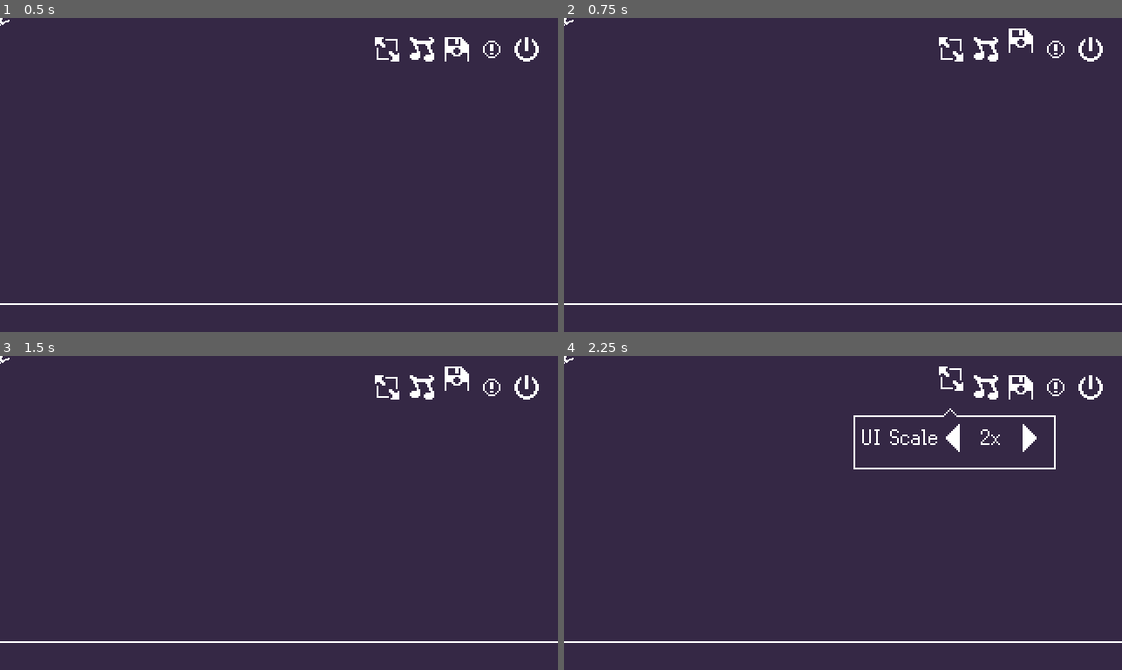
Above: before the commit, frames 1-4 (two rows, left to right).
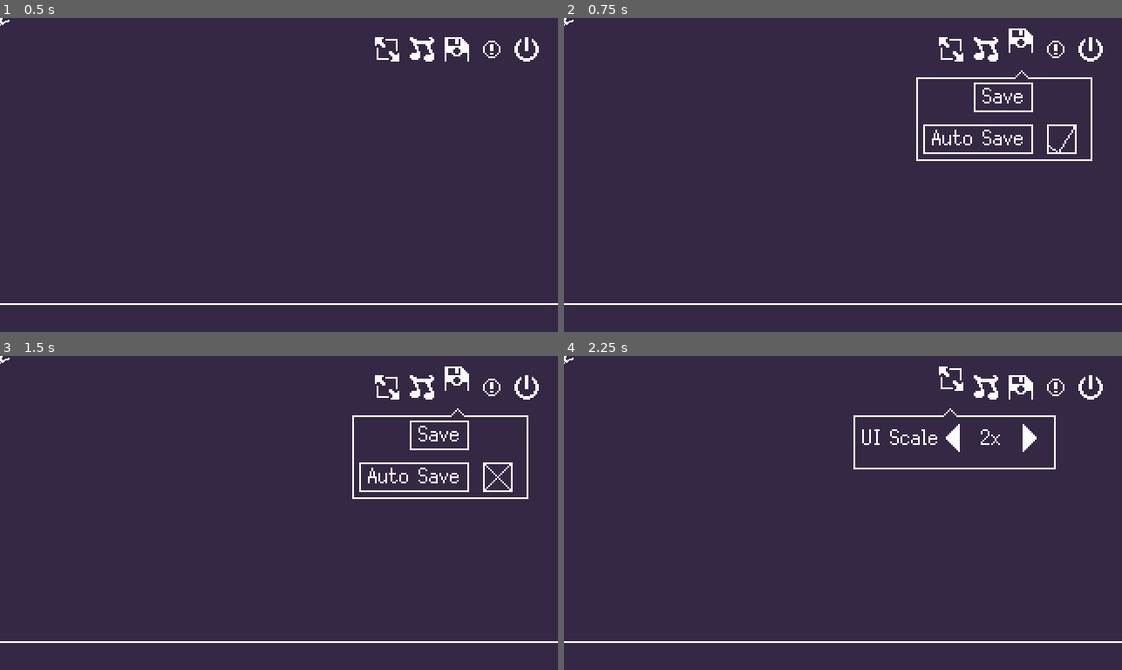
Above: after the commit, the same moments.

Repository: nicokumike/MajoKara
Game: Godot game, scene res://main.tscn
Same seed, same stepped clock (60 frames per second), same inputs: the game is played once before the commit and once after it.
Inputs (mouse positions are in pixels of both pictures, inside the frame that each line leads up to):
- Up to frame 1 (0.5 s): no input
- Up to frame 2 (0.75 s): click (1021, 49) at 0.5 s
- Up to frame 3 (1.5 s): click (496, 478) at 1.27 s
- Up to frame 4 (2.25 s): click (949, 387) at 2 s

Frame 1 is identical in both runs. In frame 2, 1.4% of the frame differs, in the area x 63-95%, y 16-46%; in frame 3, 1.4%; in frame 4, nothing differs.

Commit message:
save settings

Diff:
--- a/UI/settings.gd
+++ b/UI/settings.gd
@@ -2,10 +2,17 @@
 
 var ui_scale = 2
 var ui_scale_factor = 2
-
+var Stime = 0
 @onready var scale_label = $UiScale/HBoxContainer/VBoxContainer3/ScaleLabel
 @onready var ui_scale_panel = $UiScale
 @onready var sound_settings_panel = $SoundSettings
+@onready var save_button_label = $SaveSettings/MarginContainer/MarginContainer/VBoxContainer/HBoxContainer/VBoxContainer2/SaveButtonLabel
+@onready var save_timer = $SaveSettings/MarginContainer/MarginContainer/VBoxContainer/HBoxContainer/VBoxContainer2/SaveButtonLabel/SaveTimer
+@onready var return_timer = $SaveSettings/MarginContainer/MarginContainer/VBoxContainer/HBoxContainer/VBoxContainer2/SaveButtonLabel/ReturnTimer
+@onready var auto_save_x = $SaveSettings/MarginContainer/MarginContainer/VBoxContainer/MarginContainer2/HBoxContainer2/MarginContainer2/NinePatchRect/AutoSaveButton/AutoSaveX
+@onready var auto_save_check = $SaveSettings/MarginContainer/MarginContainer/VBoxContainer/MarginContainer2/HBoxContainer2/MarginContainer2/NinePatchRect/AutoSaveButton/AutoSaveCheck
+@onready var save_settings_panel = $SaveSettings
+
 
 
 
@@ -56,3 +63,39 @@
 		sound_settings_panel.visible = true
 	else:
 		sound_settings_panel.visible = false
+
+
+func _on_save_button_pressed():
+	Stime = 0
+	save_button_label.text = str(" Saving ")
+	save_timer.start()
+
+func _on_save_timer_timeout():
+	print("dot")
+	if Stime < 3:
+		Stime += 1
+		save_button_label.text += str(". ")
+	else:
+		Stime = 0
+		save_timer.stop()
+		save_button_label.text = str(" Saved! ")
+		return_timer.start()
+
+func _on_return_timer_timeout():
+	save_button_label.text = str(" Save ")
+
+
+func _on_auto_save_button_toggled(toggled_on):
+	if toggled_on == true:
+		auto_save_check.visible = true
+		auto_save_x.visible = false
+	else:
+		auto_save_check.visible = false
+		auto_save_x.visible = true
+
+
+func _on_save_button_toggled(toggled_on):
+	if toggled_on == true:
+		save_settings_panel.visible = true
+	else:
+		save_settings_panel.visible = false
--- a/UI/settings.tscn
+++ b/UI/settings.tscn
@@ -15,6 +15,8 @@
 [ext_resource type="Texture2D" uid="uid://drjg73yts6a7u" path="res://Assets/UI/sliderbodyunfilled.png" id="10_sxqi7"]
 [ext_resource type="Texture2D" uid="uid://5r5q3ybsp4o8" path="res://Assets/UI/arrow.png" id="11_meugl"]
 [ext_resource type="Texture2D" uid="uid://wnxh2tb7nmyg" path="res://Assets/UI/sliderbodyfilled.png" id="11_vh4ik"]
+[ext_resource type="Texture2D" uid="uid://dao16alc3o2pa" path="res://Assets/UI/autosave1.png" id="16_5scca"]
+[ext_resource type="Texture2D" uid="uid://by8tqa0nkbfk6" path="res://Assets/UI/autosave2.png" id="17_ridfr"]
 
 [sub_resource type="ButtonGroup" id="ButtonGroup_qrduu"]
 allow_unpress = true
@@ -149,7 +151,7 @@
 theme = ExtResource("6_q4n24")
 vertical_alignment = 1
 visible_characters = 0
-visible_ratio = -0.0175439
+visible_ratio = 0.0
 
 [node name="MarginContainer" type="MarginContainer" parent="UiScale"]
 layout_mode = 1
@@ -345,10 +347,234 @@
 layout_mode = 2
 text = "0"
 
+[node name="SaveSettings" type="Label" parent="."]
+visible = false
+layout_mode = 1
+anchors_preset = -1
+anchor_left = 1.0
+anchor_right = 1.0
+offset_left = -128.0
+offset_top = 39.0
+offset_right = -22.0
+offset_bottom = 82.0
+grow_horizontal = 2
+grow_vertical = 2
+size_flags_horizontal = 3
+size_flags_vertical = 1
+theme = ExtResource("6_q4n24")
+vertical_alignment = 1
+visible_characters = 0
+visible_ratio = 0.0
+
+[node name="MarginContainer" type="MarginContainer" parent="SaveSettings"]
+layout_mode = 1
+anchors_preset = -1
+anchor_left = 0.33
+anchor_right = 1.0
+anchor_bottom = 1.0
+offset_left = -19.98
+grow_horizontal = 2
+grow_vertical = 2
+theme_override_constants/margin_left = -5
+theme_override_constants/margin_top = -5
+theme_override_constants/margin_right = -5
+
+[node name="NinePatchRect" type="NinePatchRect" parent="SaveSettings/MarginContainer"]
+layout_mode = 2
+texture = ExtResource("7_ba51m")
+patch_margin_left = 1
+patch_margin_top = 1
+patch_margin_right = 1
+patch_margin_bottom = 1
+
+[node name="PanelContainer" type="PanelContainer" parent="SaveSettings/MarginContainer/NinePatchRect"]
+visible = false
+z_index = -1
+layout_mode = 1
+anchors_preset = 15
+anchor_right = 1.0
+anchor_bottom = 1.0
+grow_horizontal = 2
+grow_vertical = 2
+theme_override_styles/panel = SubResource("StyleBoxFlat_opicb")
+
+[node name="MarginContainer" type="MarginContainer" parent="SaveSettings/MarginContainer"]
+layout_mode = 2
+theme_override_constants/margin_top = 3
+
+[node name="VBoxContainer" type="VBoxContainer" parent="SaveSettings/MarginContainer/MarginContainer"]
+layout_mode = 2
+
+[node name="HBoxContainer" type="HBoxContainer" parent="SaveSettings/MarginContainer/MarginContainer/VBoxContainer"]
+layout_mode = 2
+size_flags_horizontal = 4
+size_flags_vertical = 2
+
+[node name="VBoxContainer2" type="VBoxContainer" parent="SaveSettings/MarginContainer/MarginContainer/VBoxContainer/HBoxContainer"]
+layout_mode = 2
+
+[node name="SaveButtonLabel" type="Label" parent="SaveSettings/MarginContainer/MarginContainer/VBoxContainer/HBoxContainer/VBoxContainer2"]
+layout_mode = 2
+size_flags_horizontal = 0
+size_flags_vertical = 0
+text = " Save "
+horizontal_alignment = 1
+vertical_alignment = 1
+
+[node name="NinePatchRect" type="NinePatchRect" parent="SaveSettings/MarginContainer/MarginContainer/VBoxContainer/HBoxContainer/VBoxContainer2/SaveButtonLabel"]
+layout_mode = 1
+anchors_preset = -1
+anchor_right = 1.0
+anchor_bottom = 0.81
+offset_bottom = -0.0100021
+grow_horizontal = 2
+grow_vertical = 2
+texture = ExtResource("7_ba51m")
+patch_margin_left = 1
+patch_margin_top = 1
+patch_margin_right = 1
+patch_margin_bottom = 1
+
+[node name="PanelContainer" type="PanelContainer" parent="SaveSettings/MarginContainer/MarginContainer/VBoxContainer/HBoxContainer/VBoxContainer2/SaveButtonLabel/NinePatchRect"]
+visible = false
+z_index = -1
+layout_mode = 1
+anchors_preset = 15
+anchor_right = 1.0
+anchor_bottom = 1.0
+grow_horizontal = 2
+grow_vertical = 2
+theme_override_styles/panel = SubResource("StyleBoxFlat_opicb")
+
+[node name="SaveButton" type="Button" parent="SaveSettings/MarginContainer/MarginContainer/VBoxContainer/HBoxContainer/VBoxContainer2/SaveButtonLabel/NinePatchRect"]
+self_modulate = Color(1, 1, 1, 0)
+layout_mode = 1
+anchors_preset = 15
+anchor_right = 1.0
+anchor_bottom = 1.0
+grow_horizontal = 2
+grow_vertical = 2
+
+[node name="SaveTimer" type="Timer" parent="SaveSettings/MarginContainer/MarginContainer/VBoxContainer/HBoxContainer/VBoxContainer2/SaveButtonLabel"]
+wait_time = 0.25
+
+[node name="ReturnTimer" type="Timer" parent="SaveSettings/MarginContainer/MarginContainer/VBoxContainer/HBoxContainer/VBoxContainer2/SaveButtonLabel"]
+one_shot = true
+
+[node name="MarginContainer2" type="MarginContainer" parent="SaveSettings/MarginContainer/MarginContainer/VBoxContainer"]
+layout_mode = 2
+theme_override_constants/margin_left = 4
+theme_override_constants/margin_top = -1
+
+[node name="HBoxContainer2" type="HBoxContainer" parent="SaveSettings/MarginContainer/MarginContainer/VBoxContainer/MarginContainer2"]
+layout_mode = 2
+size_flags_horizontal = 0
+size_flags_vertical = 10
+theme_override_constants/separation = -1
+
+[node name="VBoxContainer2" type="VBoxContainer" parent="SaveSettings/MarginContainer/MarginContainer/VBoxContainer/MarginContainer2/HBoxContainer2"]
+layout_mode = 2
+size_flags_horizontal = 4
+size_flags_vertical = 4
+
+[node name="Label" type="Label" parent="SaveSettings/MarginContainer/MarginContainer/VBoxContainer/MarginContainer2/HBoxContainer2/VBoxContainer2"]
+layout_mode = 2
+size_flags_horizontal = 4
+text = " Auto Save "
+horizontal_alignment = 1
+vertical_alignment = 1
+
+[node name="NinePatchRect" type="NinePatchRect" parent="SaveSettings/MarginContainer/MarginContainer/VBoxContainer/MarginContainer2/HBoxContainer2/VBoxContainer2/Label"]
+layout_mode = 1
+anchors_preset = -1
+anchor_right = 1.0
+anchor_bottom = 0.81
+offset_bottom = -0.0100021
+grow_horizontal = 2
+grow_vertical = 2
+texture = ExtResource("7_ba51m")
+patch_margin_left = 1
+patch_margin_top = 1
+patch_margin_right = 1
+patch_margin_bottom = 1
+
+[node name="PanelContainer" type="PanelContainer" parent="SaveSettings/MarginContainer/MarginContainer/VBoxContainer/MarginContainer2/HBoxContainer2/VBoxContainer2/Label/NinePatchRect"]
+visible = false
+z_index = -1
+layout_mode = 1
+anchors_preset = 15
+anchor_right = 1.0
+anchor_bottom = 1.0
+grow_horizontal = 2
+grow_vertical = 2
+theme_override_styles/panel = SubResource("StyleBoxFlat_opicb")
+
+[node name="MarginContainer2" type="MarginContainer" parent="SaveSettings/MarginContainer/MarginContainer/VBoxContainer/MarginContainer2/HBoxContainer2"]
+layout_mode = 2
+theme_override_constants/margin_left = 9
+
+[node name="NinePatchRect" type="NinePatchRect" parent="SaveSettings/MarginContainer/MarginContainer/VBoxContainer/MarginContainer2/HBoxContainer2/MarginContainer2"]
+custom_minimum_size = Vector2(17, 17)
+layout_mode = 2
+size_flags_horizontal = 8
+size_flags_vertical = 0
+texture = ExtResource("7_ba51m")
+patch_margin_left = 1
+patch_margin_top = 1
+patch_margin_right = 1
+patch_margin_bottom = 1
+
+[node name="PanelContainer" type="PanelContainer" parent="SaveSettings/MarginContainer/MarginContainer/VBoxContainer/MarginContainer2/HBoxContainer2/MarginContainer2/NinePatchRect"]
+visible = false
+z_index = -1
+layout_mode = 1
+anchors_preset = 15
+anchor_right = 1.0
+anchor_bottom = 1.0
+grow_horizontal = 2
+grow_vertical = 2
+theme_override_styles/panel = SubResource("StyleBoxFlat_opicb")
+
+[node name="AutoSaveButton" type="Button" parent="SaveSettings/MarginContainer/MarginContainer/VBoxContainer/MarginContainer2/HBoxContainer2/MarginContainer2/NinePatchRect"]
+self_modulate = Color(1, 1, 1, 0)
+layout_mode = 1
+anchors_preset = 15
+anchor_right = 1.0
+anchor_bottom = 1.0
+grow_horizontal = 2
+grow_vertical = 2
+toggle_mode = true
+button_pressed = true
+
+[node name="AutoSaveX" type="TextureRect" parent="SaveSettings/MarginContainer/MarginContainer/VBoxContainer/MarginContainer2/HBoxContainer2/MarginContainer2/NinePatchRect/AutoSaveButton"]
+visible = false
+layout_mode = 1
+anchors_preset = 15
+anchor_right = 1.0
+anchor_bottom = 1.0
+grow_horizontal = 2
+grow_vertical = 2
+texture = ExtResource("16_5scca")
+
+[node name="AutoSaveCheck" type="TextureRect" parent="SaveSettings/MarginContainer/MarginContainer/VBoxContainer/MarginContainer2/HBoxContainer2/MarginContainer2/NinePatchRect/AutoSaveButton"]
+layout_mode = 1
+anchors_preset = 15
+anchor_right = 1.0
+anchor_bottom = 1.0
+grow_horizontal = 2
+grow_vertical = 2
+texture = ExtResource("17_ridfr")
+
+[node name="BoxTail" type="Sprite2D" parent="SaveSettings"]
+position = Vector2(71, -1)
+rotation = -3.14159
+texture = ExtResource("8_qrduu")
+
 [connection signal="toggled" from="MarginContainer/HBoxContainer/UiScaleButton" to="." method="_on_ui_scale_button_toggled"]
 [connection signal="toggled" from="MarginContainer/HBoxContainer/UiScaleButton" to="MarginContainer/HBoxContainer/UiScaleButton" method="_on_toggled"]
 [connection signal="toggled" from="MarginContainer/HBoxContainer/SoundButton" to="." method="_on_sound_button_toggled"]
 [connection signal="toggled" from="MarginContainer/HBoxContainer/SoundButton" to="MarginContainer/HBoxContainer/SoundButton" method="_on_toggled"]
+[connection signal="toggled" from="MarginContainer/HBoxContainer/SaveButton" to="." method="_on_save_button_toggled"]
 [connection signal="toggled" from="MarginContainer/HBoxContainer/SaveButton" to="MarginContainer/HBoxContainer/SaveButton" method="_on_toggled"]
 [connection signal="toggled" from="MarginContainer/HBoxContainer/InfoButton" to="MarginContainer/HBoxContainer/InfoButton" method="_on_toggled"]
 [connection signal="toggled" from="MarginContainer/HBoxContainer/QuitButton" to="MarginContainer/HBoxContainer/QuitButton" method="_on_toggled"]
@@ -358,3 +584,7 @@
 [connection signal="value_changed" from="SoundSettings/HBoxContainer/VBoxContainer/Sound" to="." method="_on_ui_scale_slider_value_changed"]
 [connection signal="changed" from="SoundSettings/HBoxContainer/VBoxContainer/Sound2" to="." method="_on_h_slider_changed"]
 [connection signal="value_changed" from="SoundSettings/HBoxContainer/VBoxContainer/Sound2" to="." method="_on_ui_scale_slider_value_changed"]
+[connection signal="pressed" from="SaveSettings/MarginContainer/MarginContainer/VBoxContainer/HBoxContainer/VBoxContainer2/SaveButtonLabel/NinePatchRect/SaveButton" to="." method="_on_save_button_pressed"]
+[connection signal="timeout" from="SaveSettings/MarginContainer/MarginContainer/VBoxContainer/HBoxContainer/VBoxContainer2/SaveButtonLabel/SaveTimer" to="." method="_on_save_timer_timeout"]
+[connection signal="timeout" from="SaveSettings/MarginContainer/MarginContainer/VBoxContainer/HBoxContainer/VBoxContainer2/SaveButtonLabel/ReturnTimer" to="." method="_on_return_timer_timeout"]
+[connection signal="toggled" from="SaveSettings/MarginContainer/MarginContainer/VBoxContainer/MarginContainer2/HBoxContainer2/MarginContainer2/NinePatchRect/AutoSaveButton" to="." method="_on_auto_save_button_toggled"]
--- a/main.tscn
+++ b/main.tscn
@@ -22,11 +22,6 @@
 [node name="CanvasLayer" type="CanvasLayer" parent="."]
 
 [node name="Settings" parent="CanvasLayer" instance=ExtResource("4_1bvp3")]
-anchors_preset = 1
-anchor_left = 1.0
-anchor_bottom = 0.0
-grow_horizontal = 0
-grow_vertical = 1
 
 [connection signal="timeout" from="Resize_Timer" to="CameraBase" method="_on_resize_timer_timeout"]
 [connection signal="timeout" from="Resize_Timer" to="Ground" method="_on_resize_timer_timeout"]
Binary file added: Assets/UI/autosave1.png
Not shown, added: Assets/UI/autosave1.png.import
Binary file added: Assets/UI/autosave2.png
Not shown, added: Assets/UI/autosave2.png.import
Not shown: 1 places in UI/settings.tscn that only renumber resources
